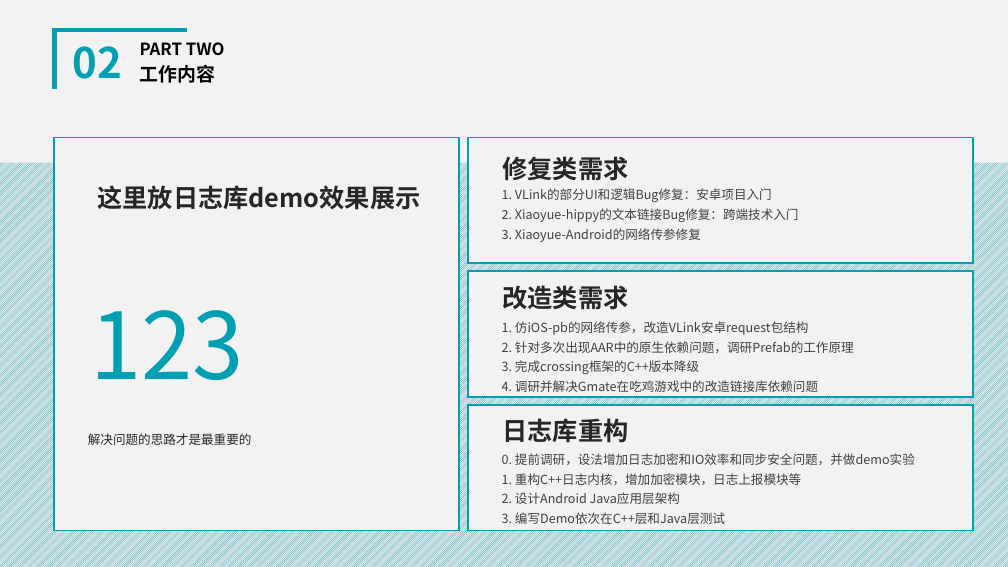
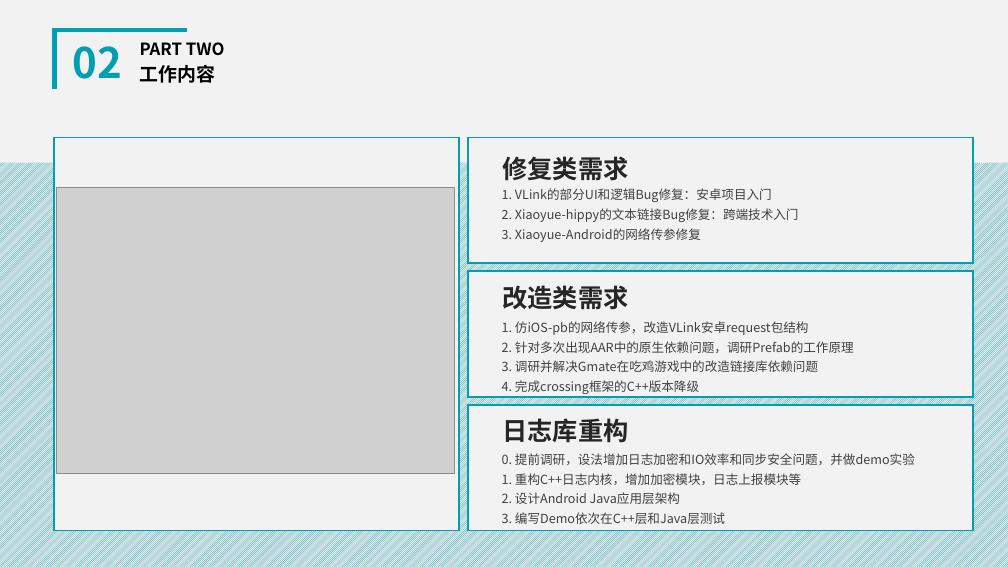
Before and after one commit to Siyuexi/InternNote, a slide deck: slide 7 of Tencent/Gestaltxu实习生答辩.pptx (slide 8 before the commit). Drawn at 1008x567 pixels with LibreOffice and Linux fonts; fonts in the diff are those of the drawing; grey boxes stand for pictures. Boxes give left, top, right and bottom in pixels: in the first picture for what was removed or moved away, otherwise in the second. Text is boxed around its words. In the diff, an @@ line names an element or a change of style, - is before the commit and + after.

```diff
--- a/Tencent/Gestaltxu实习生答辩.pptx
+++ b/Tencent/Gestaltxu实习生答辩.pptx
@@ picture added at box(57, 188, 454, 473) @@
@@ text removed at box(98, 185, 421, 210) @@
-这里放日志库demo效果展示
@@ text removed at box(90, 310, 244, 381) @@
-123
@@ text at box(502, 360, 818, 394): text changed @@
-3. 完成crossing框架的C++版本降级
-4. 调研并解决Gmate在吃鸡游戏中的改造链接库依赖问题
+3. 调研并解决Gmate在吃鸡游戏中的改造链接库依赖问题
+4. 完成crossing框架的C++版本降级
@@ text removed at box(88, 433, 252, 445) @@
-解决问题的思路才是最重要的
```
Also in this commit, not shown: 6 other slides changed, 6 slides added, 12 slides removed, 1 other file.
